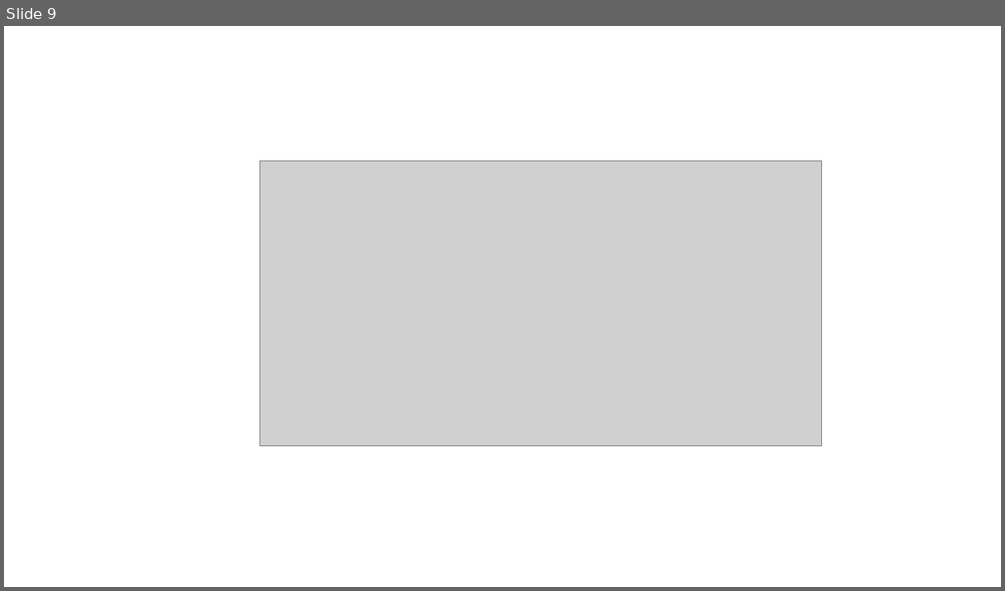
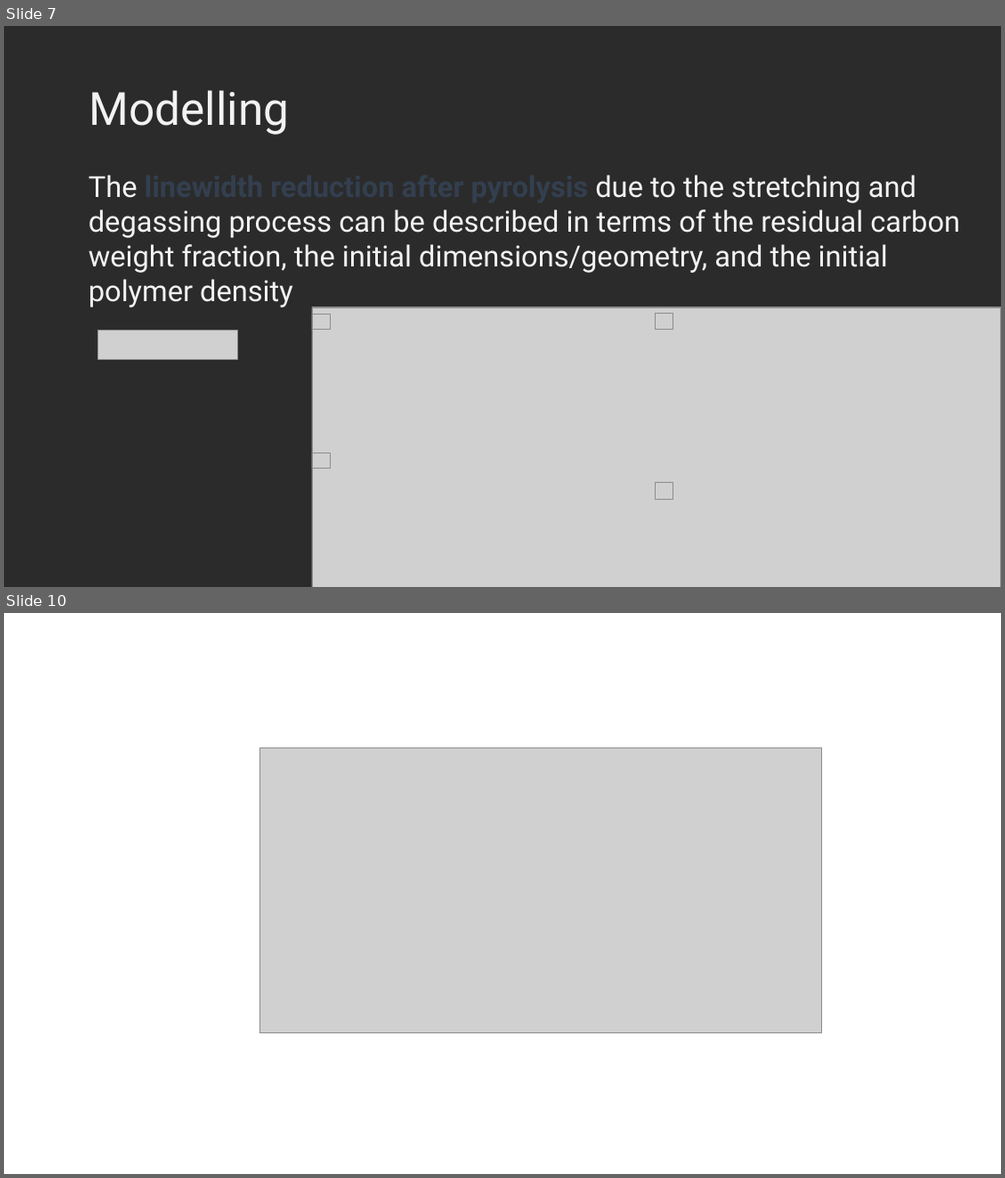
Before and after one commit to KiraSensei13/MNT_ITESM_Thesis, a slide deck: Shared_A01212611/Slides/GroupMeeting004_Pyrolysis_induced_shrinking.pptx. Shown one above the other, each under a label of ours: slide 9 before the commit, slides 7 and 10 after it; the slides between them are not shown. The pictures are 1005x591 and 1005x1178 pixels, drawn with LibreOffice and Linux fonts; fonts in the diff are those of the drawing; grey boxes stand for pictures; background and template pictures are left out; a plain dark background stands for a picture behind light text. Boxes give left, top, right and bottom in pixels: in the first picture for what was removed or moved away, otherwise in the second. Text is boxed around its words. In the diff, an @@ line names an element or a change of style, - is before the commit and + after.

```diff
--- a/Shared_A01212611/Slides/GroupMeeting004_Pyrolysis_induced_shrinking.pptx
+++ b/Shared_A01212611/Slides/GroupMeeting004_Pyrolysis_induced_shrinking.pptx
@@ slide 7 added at [4, 26, 1001, 587], background picture (left out) @@
@@ title added at [89, 90, 290, 135], 44 pt, text #F2F2F2 @@
+Modelling
@@ text added at [89, 175, 960, 307], 28 pt, text #F2F2F2 @@
+The linewidth reduction after pyrolysis due to the stretching and degassing process can be described in terms of the residual carbon weight fraction, the initial dimensions/geometry, and the initial polymer density
@@ picture added at [98, 330, 237, 360] @@
@@ group added at [312, 307, 1001, 587]: 6 pictures @@
@@ what was slide 9 is now slide 10 @@
```
Also in this commit, not shown: 8 slides changed, 1 other slide added, 2 slides removed.
